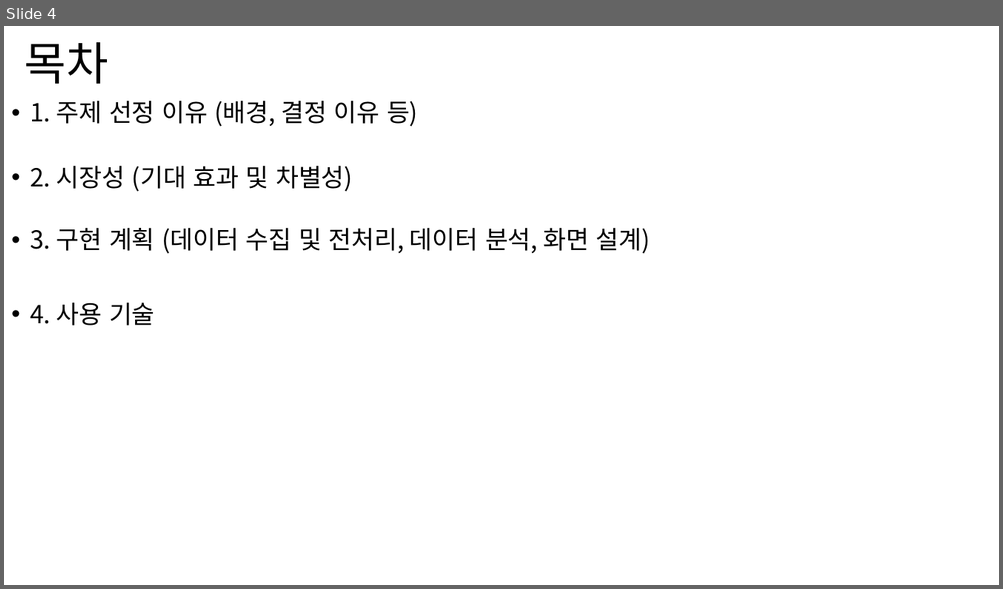
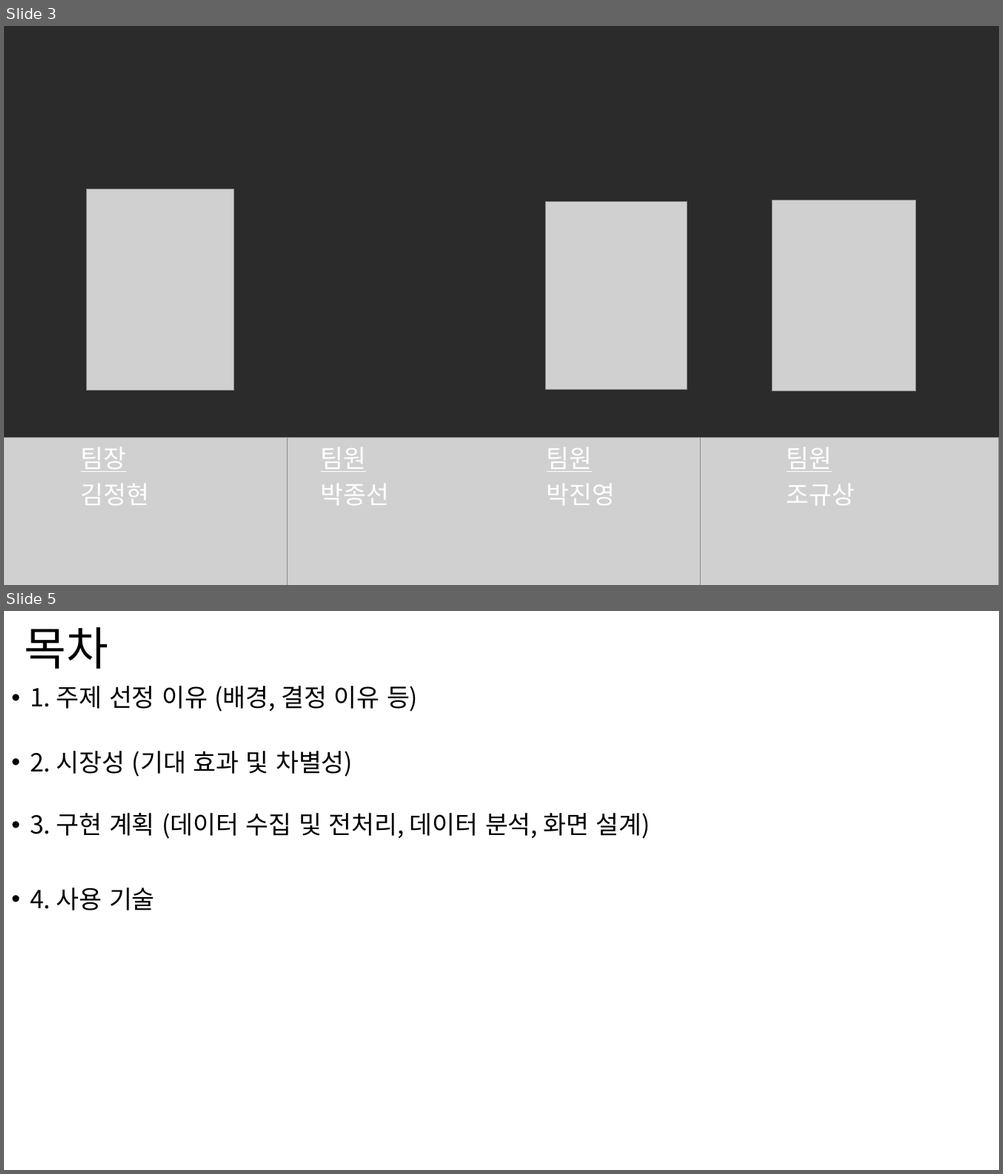
Before and after one commit to Q3333/Ask_and_Wiki, a slide deck: PPT 디자인/191120_2차설계.pptx. Shown one above the other, each under a label of ours: slide 4 before the commit, slides 3 and 5 after it; the slides between them are not shown. The pictures are 1003x589 and 1003x1174 pixels, drawn with LibreOffice and Linux fonts; fonts in the diff are those of the drawing; grey boxes stand for pictures; background and template pictures are left out; a plain dark background stands for a picture behind light text. Boxes give left, top, right and bottom in pixels: in the first picture for what was removed or moved away, otherwise in the second. Text is boxed around its words. In the diff, an @@ line names an element or a change of style, - is before the commit and + after.

```diff
--- a/PPT 디자인/191120_2차설계.pptx
+++ b/PPT 디자인/191120_2차설계.pptx
@@ slide 3 added at <box>4,26,999,585</box>, background picture (left out) @@
@@ picture added at <box>86,190,234,391</box> @@
@@ picture added at <box>546,202,687,390</box> @@
@@ picture added at <box>772,200,916,392</box> @@
@@ picture added at <box>4,439,378,585</box> @@
@@ picture added at <box>287,439,700,585</box> @@
@@ picture added at <box>623,439,999,585</box> @@
@@ text added at <box>81,448,127,472</box>, 24 pt, text #FFFFFF, underline @@
+팀장
@@ text added at <box>321,448,367,472</box>, 24 pt, text #FFFFFF, underline @@
+팀원
@@ text added at <box>546,448,592,472</box>, 24 pt, text #FFFFFF, underline @@
+팀원
@@ text added at <box>786,448,832,472</box>, 24 pt, text #FFFFFF, underline @@
+팀원
@@ text added at <box>81,484,150,506</box>, 24 pt, text #FFFFFF @@
+김정현
@@ text added at <box>321,484,390,506</box>, 24 pt, text #FFFFFF @@
+박종선
@@ text added at <box>546,484,615,506</box>, 24 pt, text #FFFFFF @@
+박진영
@@ text added at <box>786,484,855,506</box>, 24 pt, text #FFFFFF @@
+조규상
@@ what was slide 4 is now slide 5 @@
```
Also in this commit, not shown: 5 slides changed, 10 other slides added, 2 slides removed, 29 other files.
